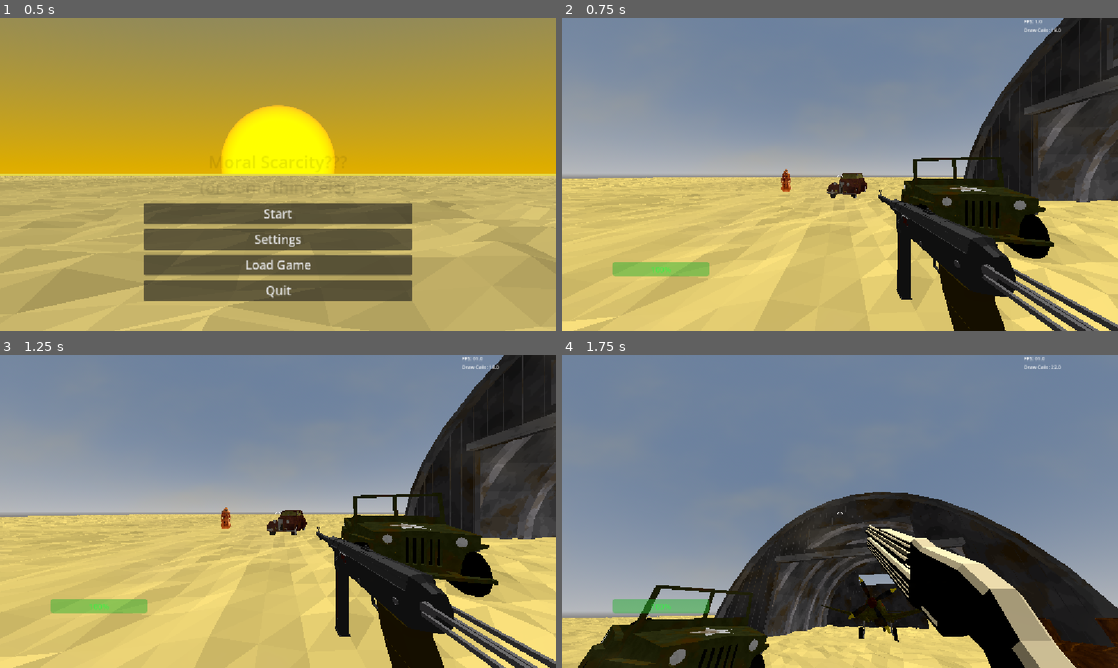
Above: before the commit, frames 1-4 (two rows, left to right).
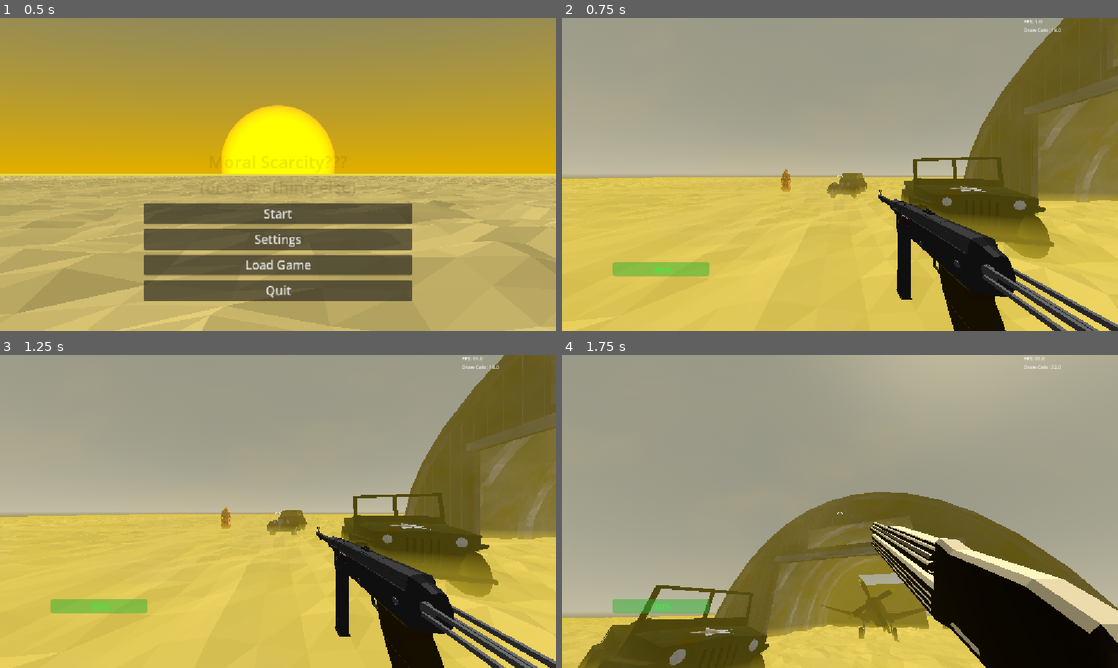
Above: after the commit, the same moments.

Repository: dinazaber/Desolate-Delivery
Game: Godot game, scene res://Scenes/MainMenu.tscn
The game is run twice, just before and just after one commit, with the same random seed, the same clock (stepped at 60 frames per second) and the same inputs.
Inputs (mouse positions are in pixels of both pictures, inside the frame that each line leads up to):
- Up to frame 1 (0.5 s): no input
- Up to frame 2 (0.75 s): click "Start" at 0.5 s
- Up to frame 3 (1.25 s): no input
- Up to frame 4 (1.75 s): tap Enter at 1.25 s; move the mouse to (962, 495) at 1.27 s; tap 1 (1) at 1.35 s; click (962, 495) at 1.42 s; tap 2 (2) at 1.55 s

Frame 1 is identical in both runs. In frame 2, 73% of the frame differs, in the area x 0-100%, y 0-100%; in frame 3, 73%; in frame 4, 93%.

Commit message:
Turret fix
Turret's timer fixed

Diff:
--- a/Scenes/RightHandWeapons.tscn
+++ b/Scenes/RightHandWeapons.tscn
@@ -198,7 +198,7 @@
 }
 tracks/1/type = "value"
 tracks/1/imported = false
-tracks/1/enabled = false
+tracks/1/enabled = true
 tracks/1/path = NodePath("SMG/Barrel/Sprite:visible")
 tracks/1/interp = 1
 tracks/1/loop_wrap = true
@@ -274,12 +274,12 @@
 
 [sub_resource type="StandardMaterial3D" id="StandardMaterial3D_8qb6n"]
 transparency = 2
-alpha_scissor_threshold = 0.972
+alpha_scissor_threshold = 0.7
 alpha_antialiasing_mode = 0
 shading_mode = 0
 albedo_color = Color(1.6797683, 1.6797683, 1.6797683, 1)
 albedo_texture = ExtResource("2_02q03")
-texture_filter = 0
+texture_filter = 1
 billboard_mode = 1
 billboard_keep_scale = true
 
@@ -317,7 +317,7 @@
 transform = Transform3D(-1.4570462e-07, 0, -3.3333328, 0, 3.3333328, 0, 3.3333328, 0, -1.4570462e-07, 22.520256, 0, 9.843917e-07)
 
 [node name="Sprite" type="MeshInstance3D" parent="SMG/Barrel" unique_id=1088014816]
-transform = Transform3D(0.53333324, 0, -1.4210855e-15, 0, 0.53333324, 0, 1.4210855e-15, 0, 0.53333324, 3.4206165e-14, 0, -0.28036118)
+transform = Transform3D(0.53333336, 4.656147e-10, -8.003306e-12, 3.8875e-14, 0.53333324, -1.8626451e-09, 3.6446705e-12, 4.656613e-10, 0.53333336, 0.00046814635, -0.044251986, -0.03366947)
 visible = false
 mesh = SubResource("PlaneMesh_ovc61")
 skeleton = NodePath("../../..")
@@ -341,6 +341,7 @@
 target_position = Vector3(0, 0, -1)
 
 [node name="BeggarsShotgun" type="Marker3D" parent="." unique_id=1087278608]
+transform = Transform3D(0.99986327, 0.016537195, 0, -0.016532762, 0.9995953, -0.023151062, -0.00038285364, 0.023147898, 0.99973196, 0.14739014, 0.07369507, 0.58956057)
 visible = false
 
 [node name="Frame" type="MeshInstance3D" parent="BeggarsShotgun" unique_id=972063788]
--- a/Scenes/SniperTurret.tscn
+++ b/Scenes/SniperTurret.tscn
@@ -186,7 +186,7 @@
 transform = Transform3D(1, 0, 0, 0, 1, 0, 0, 0, 1, 0, 0.215, 2.6787531)
 cast_shadow = 0
 emitting = false
-lifetime = 0.09999999999999999
+lifetime = 0.1
 one_shot = true
 visibility_aabb = AABB(-1, -1, -1, 2, 2, 502)
 process_material = SubResource("ParticleProcessMaterial_4kpjt")
@@ -203,5 +203,6 @@
 
 [node name="Timer" type="Timer" parent="." unique_id=1865930971]
 wait_time = 4.0
+one_shot = true
 
 [connection signal="timeout" from="Timer" to="." method="_on_timer_timeout"]
--- a/Scenes/test.tscn
+++ b/Scenes/test.tscn
@@ -52,6 +52,7 @@
 ssao_power = 1.9792577
 sdfgi_cascades = 1
 sdfgi_y_scale = 0
+fog_enabled = true
 fog_light_color = Color(0.77, 0.687995, 0.22330001, 1)
 fog_sun_scatter = 0.25
 fog_density = 0.02
